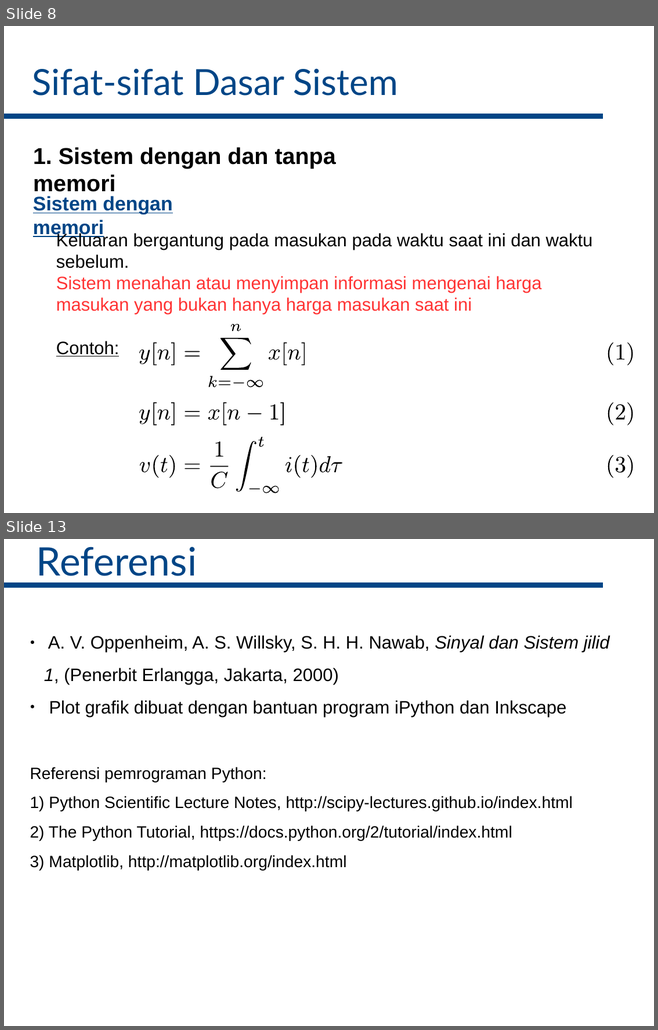
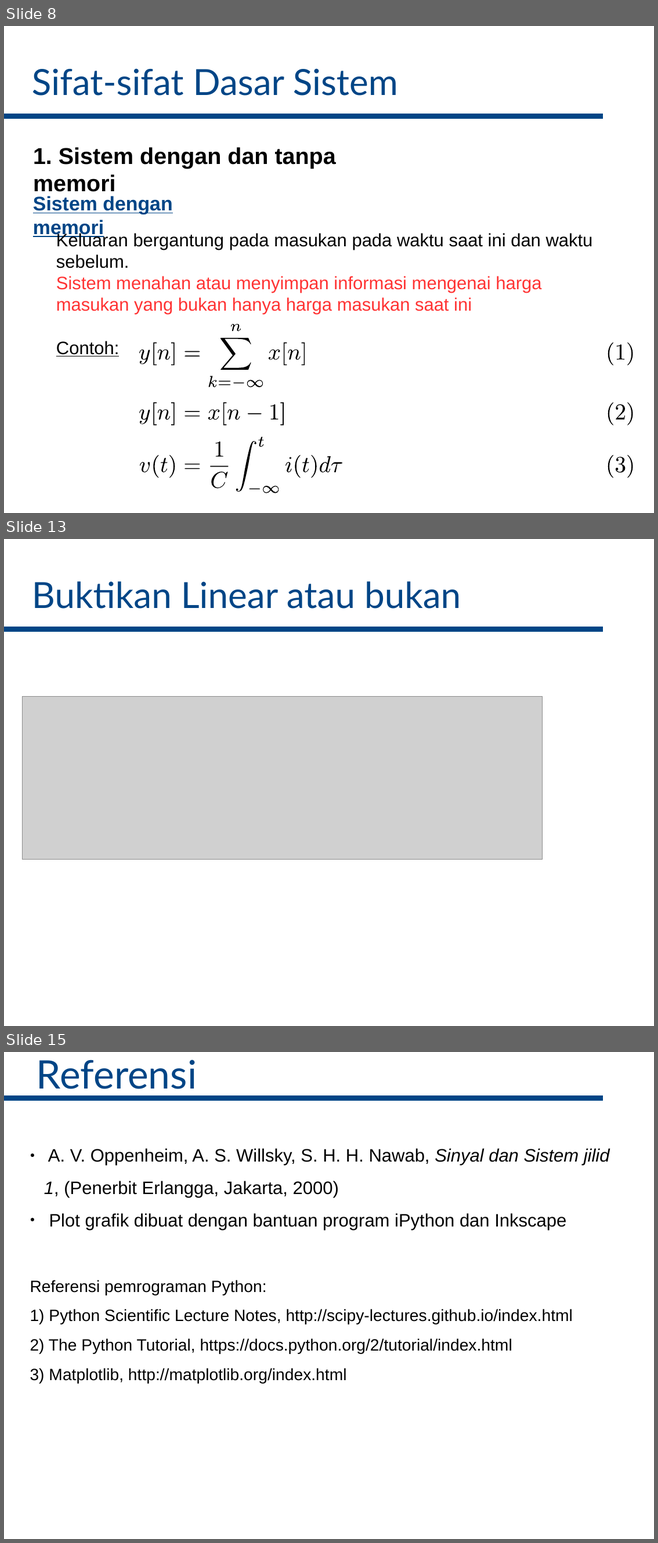
Before and after one commit to bagustris/sinyalsistem, a slide deck: slides/Lect2_SinyalSistem.odp. Shown one above the other, each under a label of ours: slides 8 and 13 before the commit, slides 8, 13 and 15 after it; the slides between them are not shown. The pictures are 658x1030 and 658x1543 pixels, drawn with LibreOffice and Linux fonts; fonts in the diff are those of the drawing; grey boxes stand for pictures. Boxes give left, top, right and bottom in pixels: in the first picture for what was removed or moved away, otherwise in the second. Text is boxed around its words. In the diff, an @@ line names an element or a change of style, - is before the commit and + after.

```diff
--- a/slides/Lect2_SinyalSistem.odp
+++ b/slides/Lect2_SinyalSistem.odp
@@ slide 13 added at (4,539,654,1026), background #FFFFFF @@
@@ subtitle added at (32,581,460,609), 44 pt, text #004586 @@
+Buktikan Linear atau bukan
@@ rectangle added at (4,627,603,632), fill #004586, outline #004586 0 pt @@
@@ picture added at (23,697,542,860) @@
@@ what was slide 13 is now slide 15 @@
```
Also in this commit, not shown: 1 other slide added, 2 other files.
